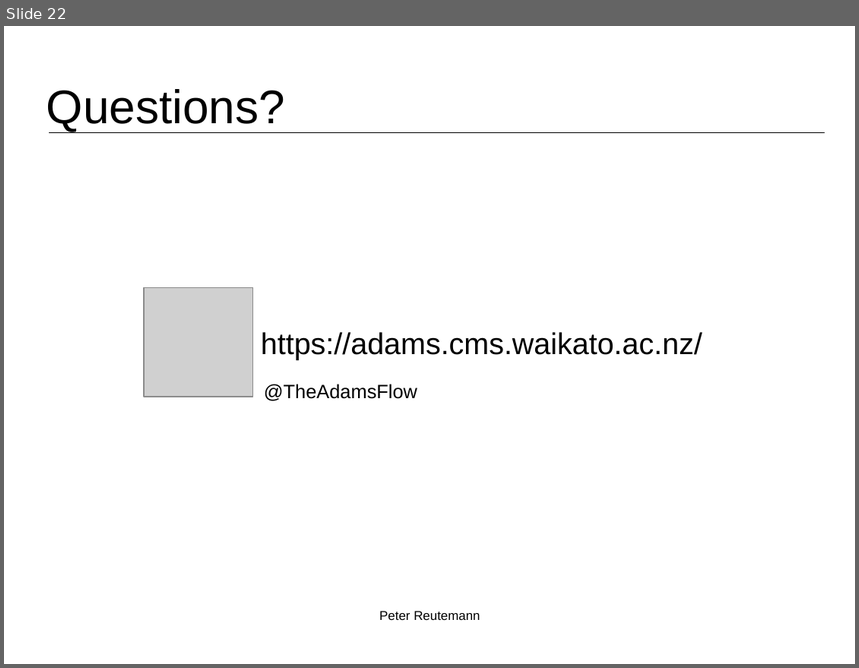
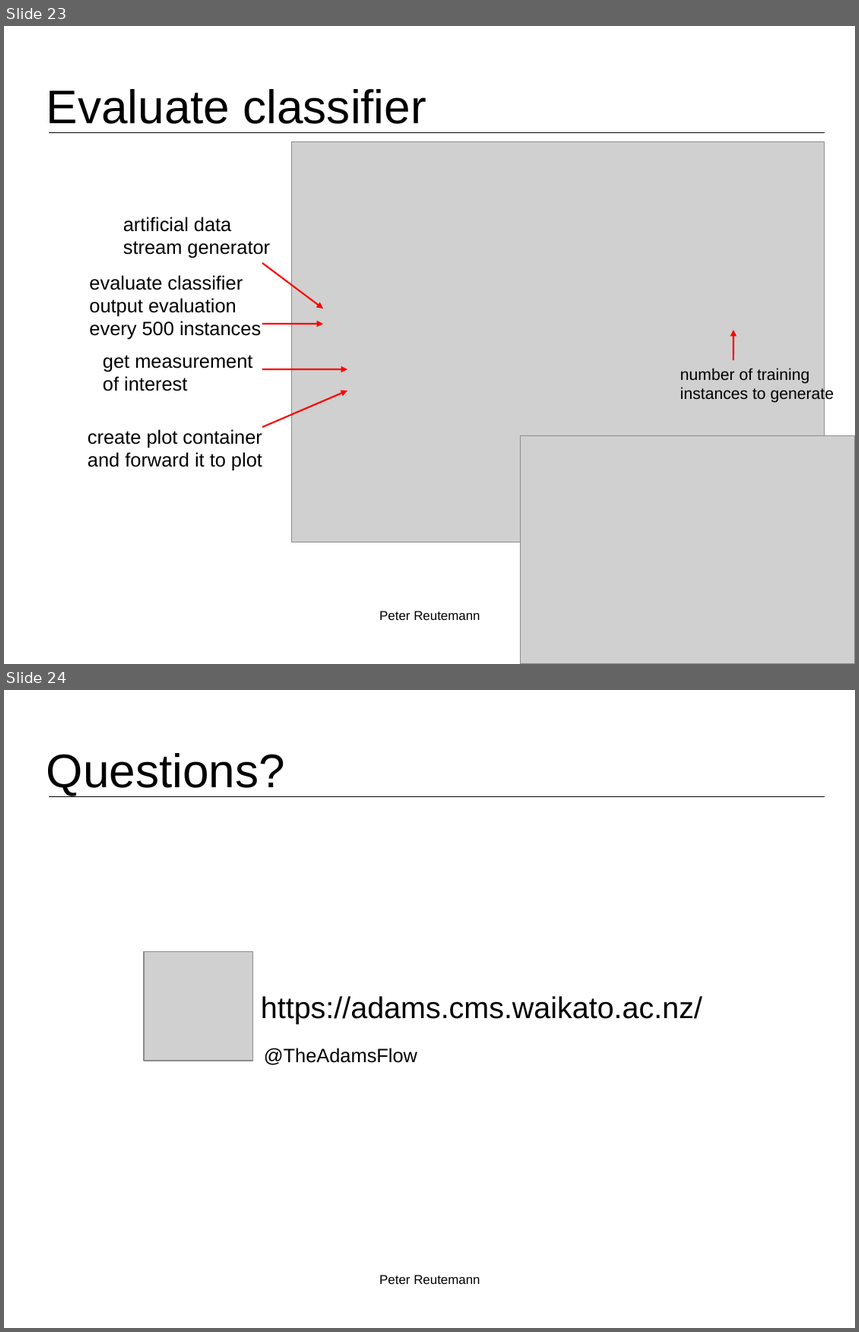
Before and after one commit to fracpete/kuching-2015, a slide deck: 2_basic_flows/kuching2015_basic_flows-2-machine_learning.odp. Shown one above the other, each under a label of ours: slide 22 before the commit, slides 23 and 24 after it. The pictures are 859x668 and 859x1332 pixels, drawn with LibreOffice and Linux fonts; fonts in the diff are those of the drawing; grey boxes stand for pictures; background and template pictures are left out. Boxes give left, top, right and bottom in pixels: in the first picture for what was removed or moved away, otherwise in the second. Text is boxed around its words. In the diff, an @@ line names an element or a change of style, - is before the commit and + after.

```diff
--- a/2_basic_flows/kuching2015_basic_flows-2-machine_learning.odp
+++ b/2_basic_flows/kuching2015_basic_flows-2-machine_learning.odp
@@ slide 23 added at box(4, 26, 855, 664), background #FFFFFF; not listed: 1 template element that a slide beside it also shows @@
@@ title added at box(47, 89, 427, 124), 44 pt, text #000000 @@
+Evaluate classifier
@@ picture added at box(292, 142, 825, 543) @@
@@ text added at box(123, 217, 270, 259), 18 pt, text #000000 @@
+artificial data
+stream generator
@@ text added at box(89, 275, 261, 340), 18 pt, text #000000 @@
+evaluate classifier
+output evaluation
+every 500 instances
@@ arrow added from (262, 263) to (323, 309), #FF0000 1.5 pt @@
@@ arrow added from (262, 324) to (323, 324), #FF0000 1.5 pt @@
@@ arrow added from (734, 360) to (734, 330), #FF0000 1.5 pt @@
@@ text added at box(103, 355, 253, 392), 18 pt, text #000000 @@
+get measurement
+of interest
@@ arrow added from (262, 370) to (348, 370), #FF0000 1.5 pt @@
@@ text added at box(680, 368, 834, 403), 15 pt, text #000000 @@
+number of training
+instances to generate
@@ arrow added from (262, 427) to (348, 391), #FF0000 1.5 pt @@
@@ text added at box(88, 430, 262, 471), 18 pt, text #000000 @@
+create plot container
+and forward it to plot
@@ picture added at box(521, 436, 855, 664) @@
@@ text added at box(379, 611, 480, 620), 12 pt, text #000000 @@
+Peter Reutemann
@@ what was slide 22 is now slide 24 @@
```
Also in this commit, not shown: 3 other slides added, 2 slides removed, 22 other files.
